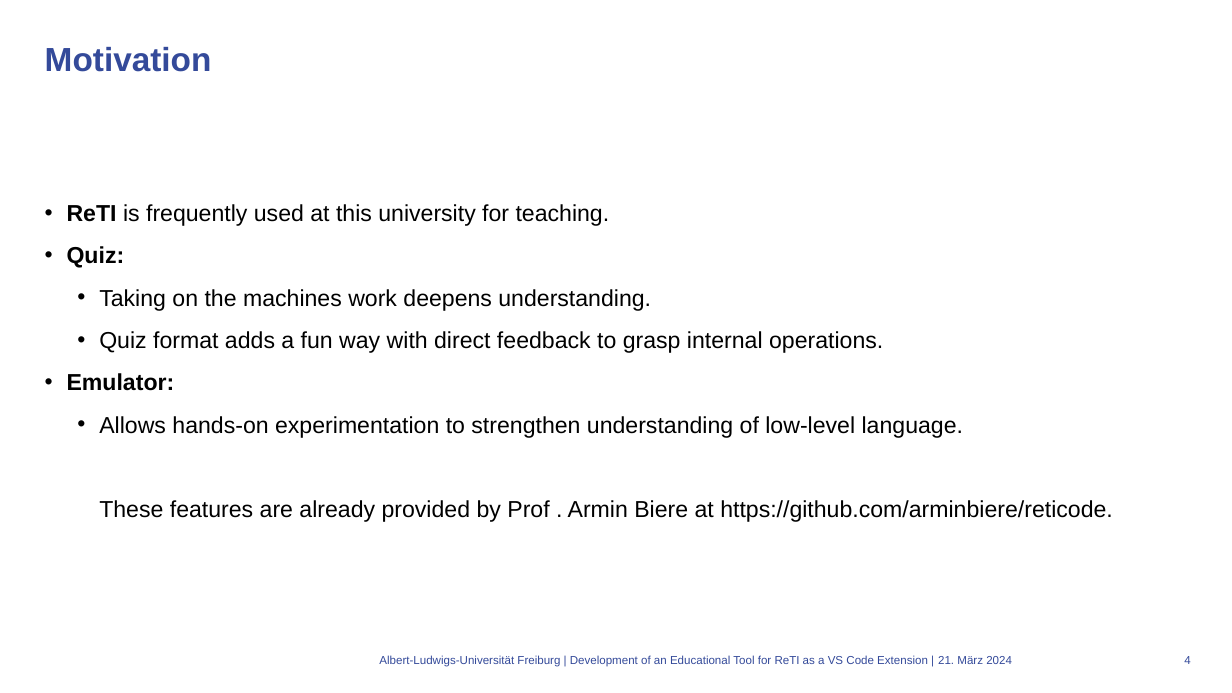
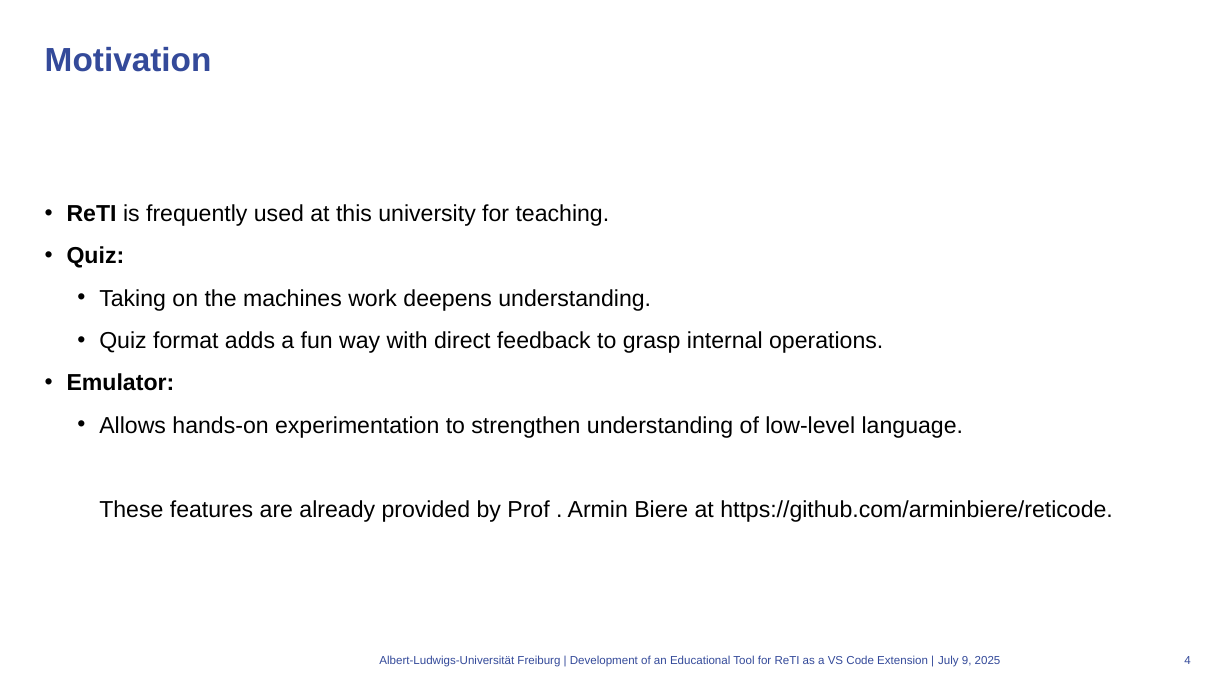
Before and after one commit to mlt279/vscode-reti, a slide deck: slide 4 of presentation/presentation.odp. Drawn at 1232x693 pixels with LibreOffice and Linux fonts; fonts in the diff are those of the drawing; background and template pictures are left out. Boxes give left, top, right and bottom in pixels: in the first picture for what was removed or moved away, otherwise in the second. Text is boxed around its words. In the diff, an @@ line names an element or a change of style, - is before the commit and + after.

```diff
--- a/presentation/presentation.odp
+++ b/presentation/presentation.odp
@@ text at box(938, 655, 1001, 667): text changed @@
-21. März 2024
+July 9, 2025
```
Also in this commit, not shown: 6 other slides changed, 4 other files.
